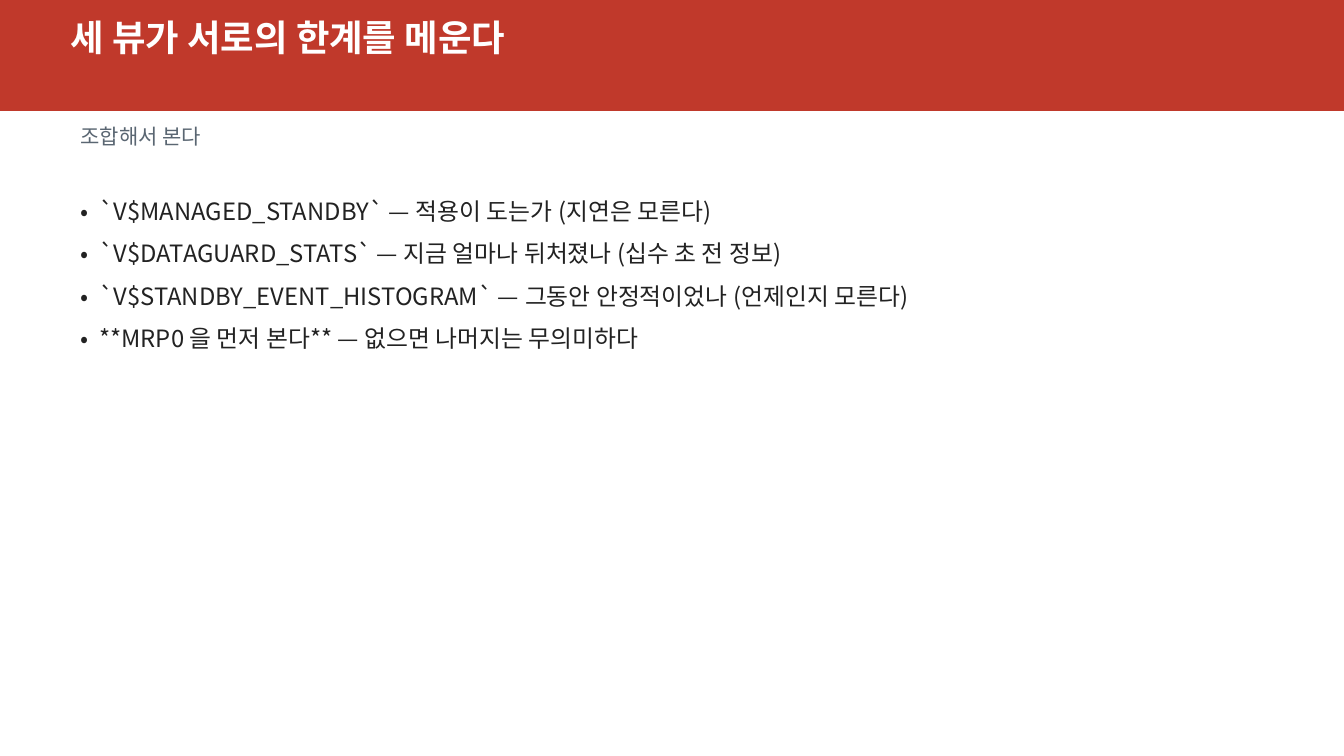
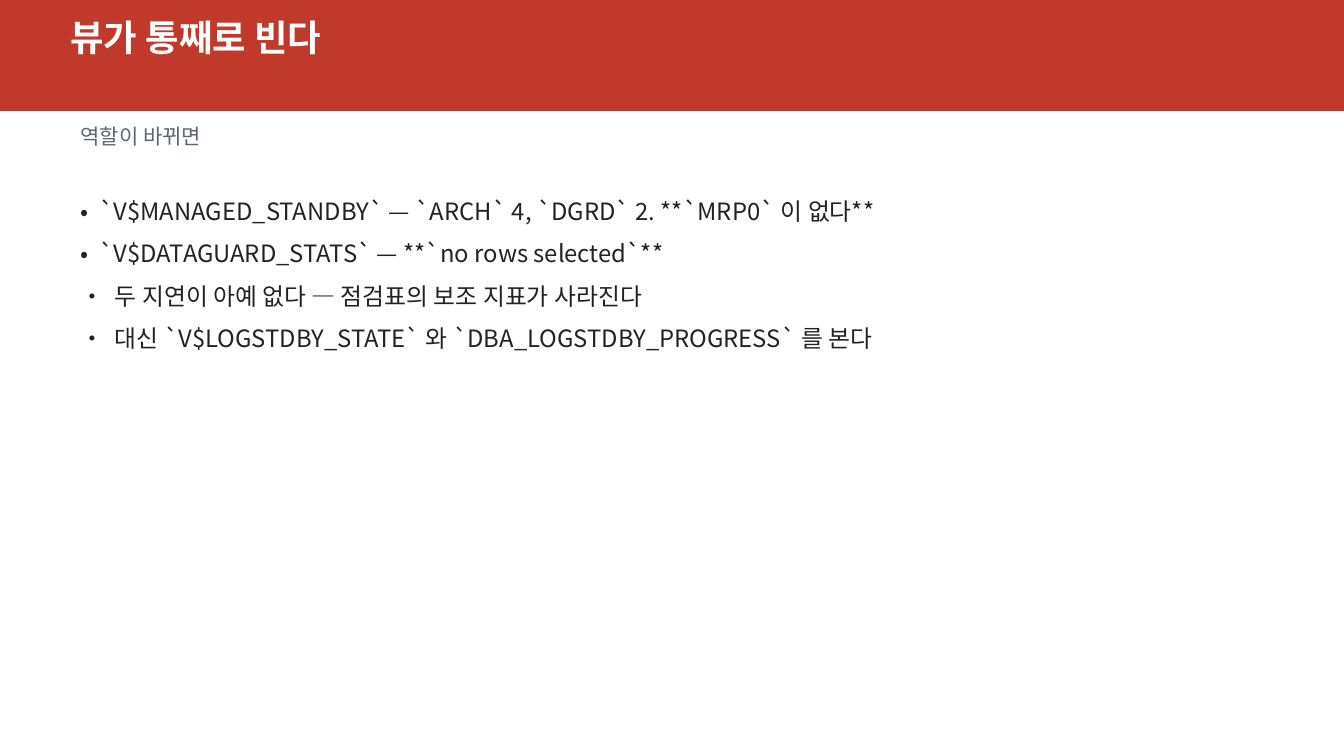
Before and after one commit to elpisk/OracleManual, a slide deck: slide 35 of ADG/15장/15장_V뷰기반모니터링과문제해결.pptx (slide 30 before the commit). Drawn at 1344x756 pixels with LibreOffice and Linux fonts; fonts in the diff are those of the drawing. Boxes give left, top, right and bottom in pixels: in the first picture for what was removed or moved away, otherwise in the second. Text is boxed around its words. In the diff, an @@ line names an element or a change of style, - is before the commit and + after.

```diff
--- a/ADG/15장/15장_V뷰기반모니터링과문제해결.pptx
+++ b/ADG/15장/15장_V뷰기반모니터링과문제해결.pptx
@@ text at bbox=[70, 20, 321, 55]: text changed @@
-세 뷰가 서로의 한계를 메운다
+뷰가 통째로 빈다
@@ text at bbox=[80, 126, 201, 146]: text changed @@
-조합해서 본다
+역할이 바뀌면
@@ text at bbox=[99, 199, 874, 351]: text changed @@
-• `V$MANAGED_STANDBY` — 적용이 도는가 (지연은 모른다)
-• `V$DATAGUARD_STATS` — 지금 얼마나 뒤처졌나 (십수 초 전 정보)
-• `V$STANDBY_EVENT_HISTOGRAM` — 그동안 안정적이었나 (언제인지 모른다)
-• **MRP0 을 먼저 본다** — 없으면 나머지는 무의미하다
+• `V$MANAGED_STANDBY` — `ARCH` 4, `DGRD` 2. **`MRP0` 이 없다**
+• `V$DATAGUARD_STATS` — **`no rows selected`**
+• 두 지연이 아예 없다 — 점검표의 보조 지표가 사라진다
+• 대신 `V$LOGSTDBY_STATE` 와 `DBA_LOGSTDBY_PROGRESS` 를 본다
```
Also in this commit, not shown: 11 other slides changed, 32 slides added, 26 slides removed, 5 other files.
